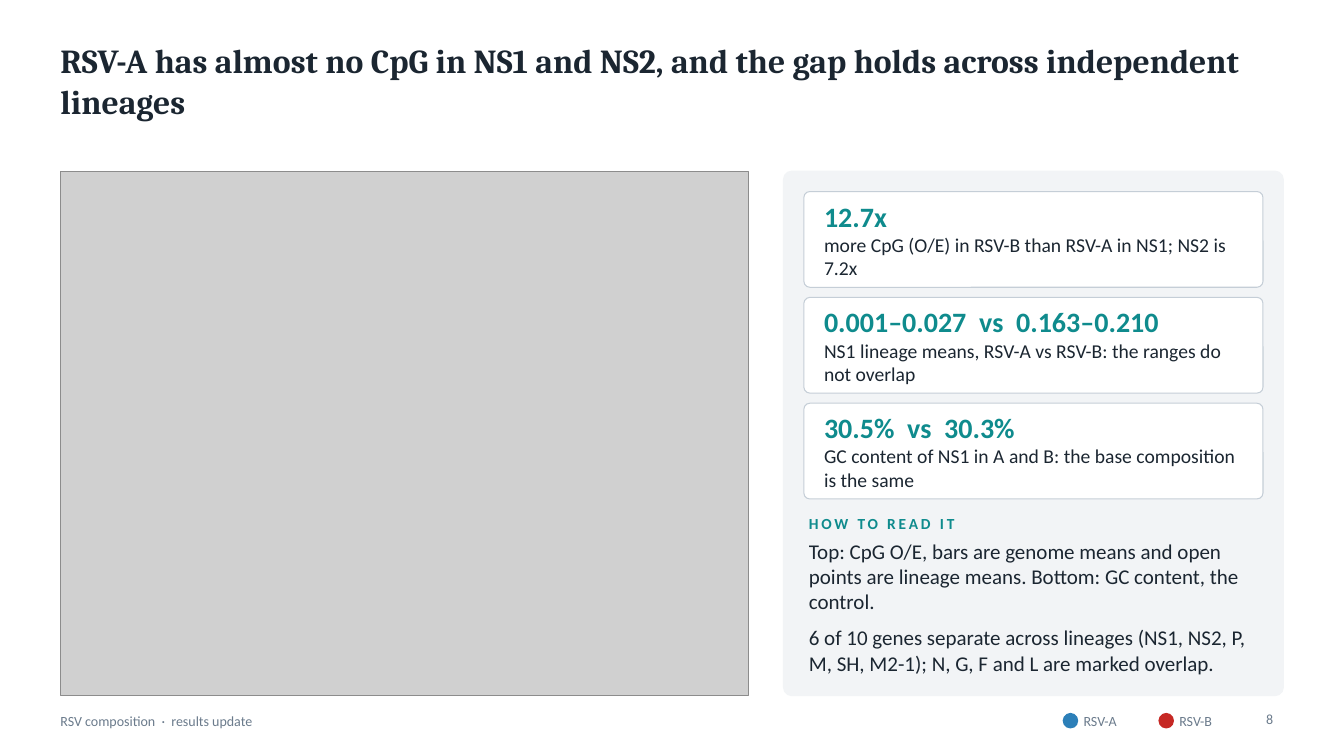
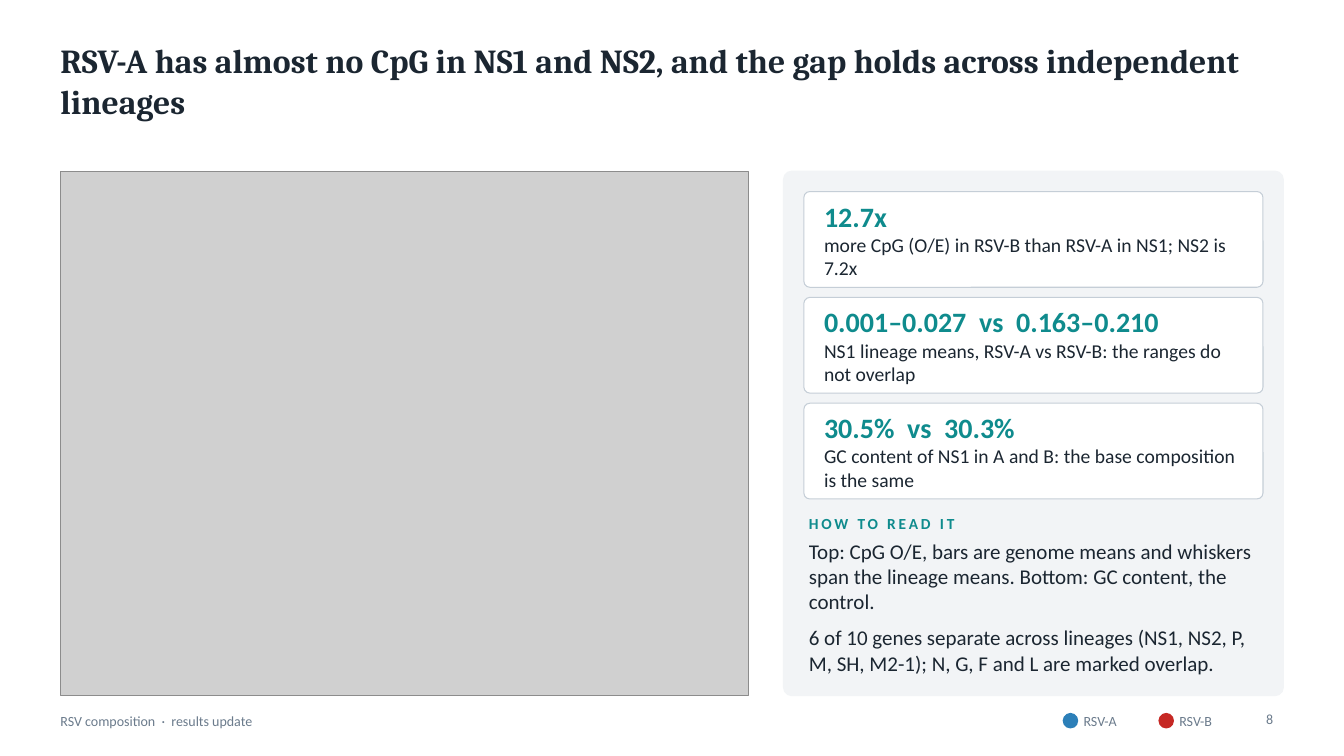
Before and after one commit to Wlimni/RSV, a slide deck: slide 8 of docs/RSV_Results_Update.pptx. Drawn at 1344x756 pixels with LibreOffice and Linux fonts; fonts in the diff are those of the drawing; grey boxes stand for pictures. Boxes give left, top, right and bottom in pixels: in the first picture for what was removed or moved away, otherwise in the second. Text is boxed around its words. In the diff, an @@ line names an element or a change of style, - is before the commit and + after.

Commit message:
Replace the lineage-mean circles in fig6 with a range whisker
The open circles marking each lineage's mean cluttered the CpG O/E panel. The span
of the lineage means is kept as a thin whisker with end caps, because the "overlap"
tags and the claim that NS1's RSV-A and RSV-B lineage ranges do not overlap still
need something visible behind them. Legend, figure caption and the slide text now
say "range of lineage means" instead of describing open points.

```diff
--- a/docs/RSV_Results_Update.pptx
+++ b/docs/RSV_Results_Update.pptx
@@ text at bbox=[809, 544, 1251, 609]: text changed @@
-Top: CpG O/E, bars are genome means and open points are lineage means. Bottom: GC content, the control.
+Top: CpG O/E, bars are genome means and whiskers span the lineage means. Bottom: GC content, the control.
```
Also in this commit, not shown: 5 other files.
